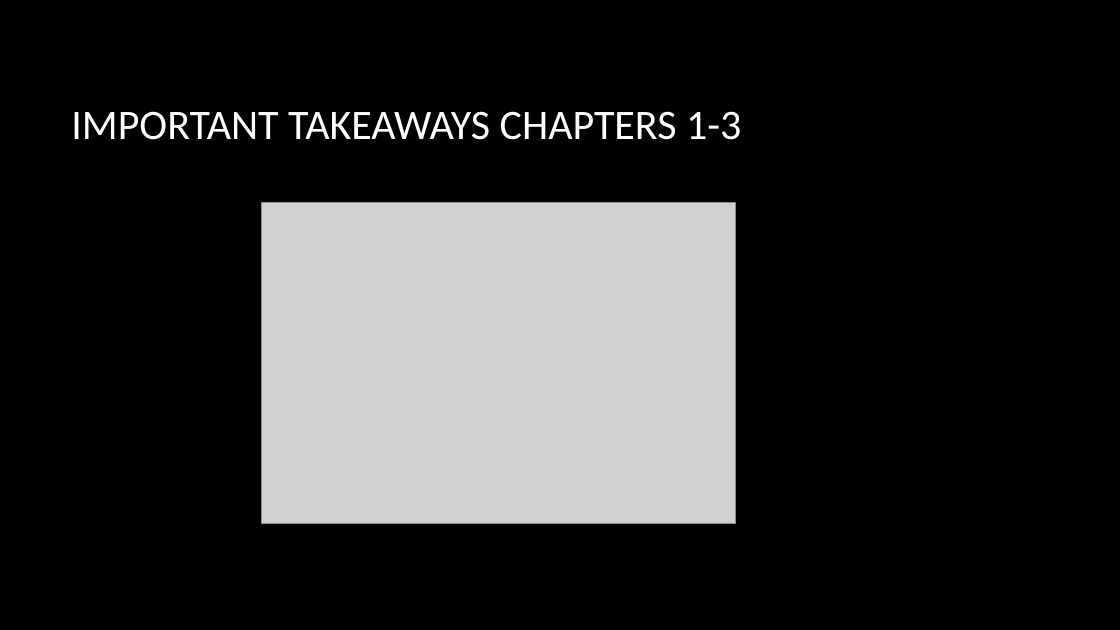
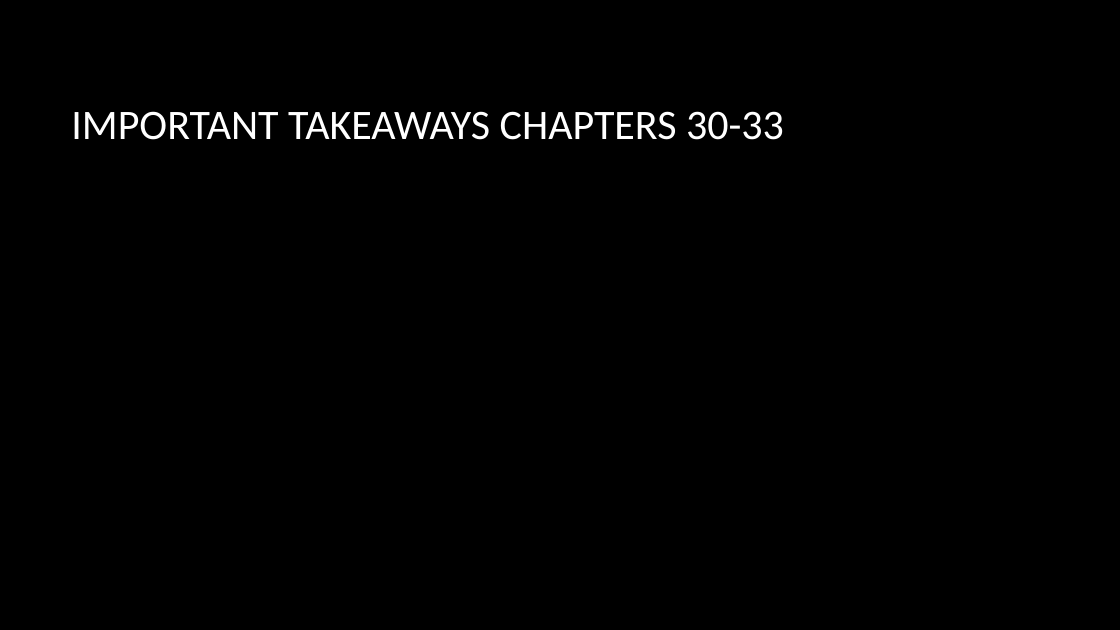
Before and after one commit to level2fast/uavsarlite-demo, a slide deck: slide 11 of UAVSAR LITE_Sprint4.pptx. Drawn at 1120x630 pixels with LibreOffice and Linux fonts; fonts in the diff are those of the drawing; grey boxes stand for pictures; background and template pictures are left out. Boxes give left, top, right and bottom in pixels: in the first picture for what was removed or moved away, otherwise in the second. Text is boxed around its words. In the diff, an @@ line names an element or a change of style, - is before the commit and + after.

```diff
--- a/UAVSAR LITE_Sprint4.pptx
+++ b/UAVSAR LITE_Sprint4.pptx
@@ title at box(71, 111, 784, 140): text changed @@
-IMPORTANT TAKEAWAYS CHAPTERS 1-3
+IMPORTANT TAKEAWAYS CHAPTERS 30-33
@@ picture removed at box(261, 202, 736, 523) @@
```
Also in this commit, not shown: 1 other slide changed, 6 slides removed, 4 other files.
